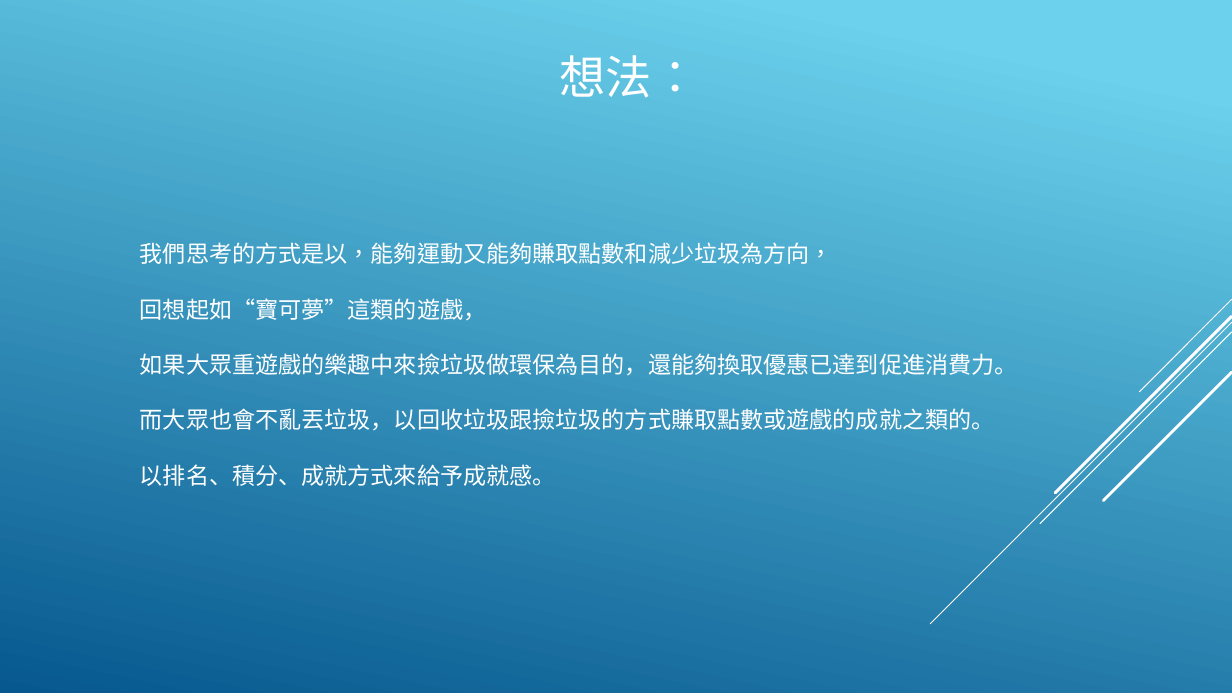
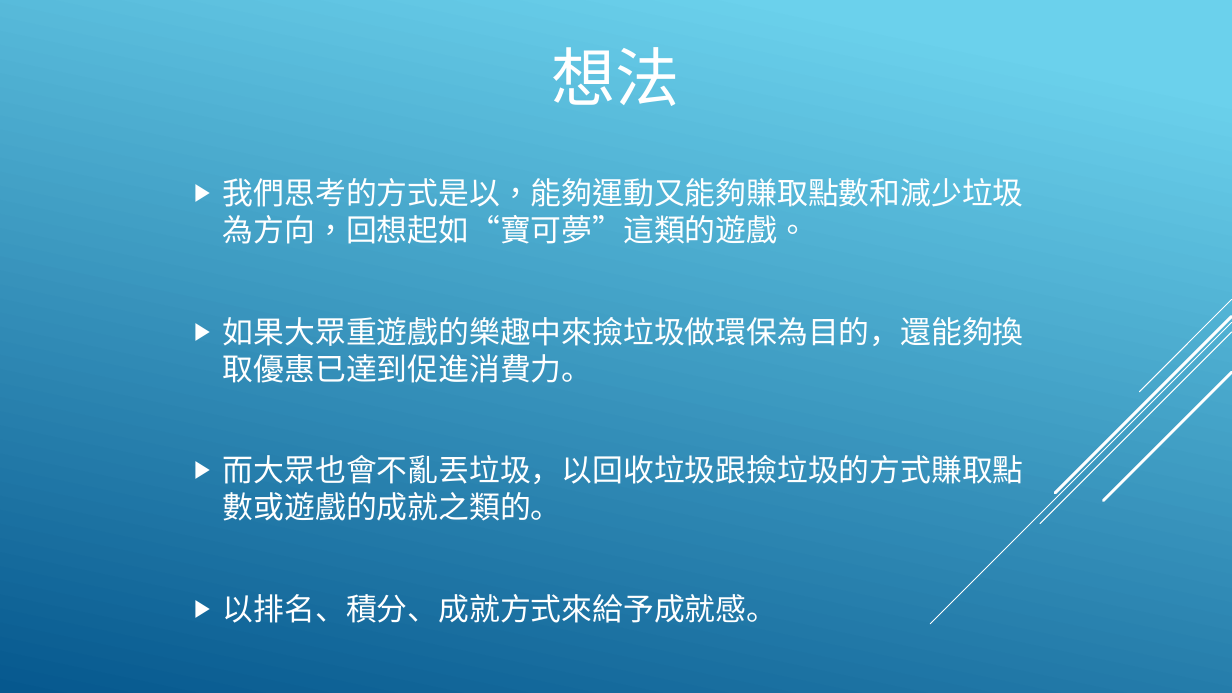
Before and after one commit to DennySORA/Environmental_Sustainability_Partition_Hackathon_2018, a slide deck: slide 3 of doc/永續發展 - 淨灘.pptx. Drawn at 1232x693 pixels with LibreOffice and Linux fonts; fonts in the diff are those of the drawing. Boxes give left, top, right and bottom in pixels: in the first picture for what was removed or moved away, otherwise in the second. Text is boxed around its words. In the diff, an @@ line names an element or a change of style, - is before the commit and + after.

```diff
--- a/doc/永續發展 - 淨灘.pptx
+++ b/doc/永續發展 - 淨灘.pptx
@@ title at box(552, 47, 680, 106): text changed; size 36 to 50 pt @@
-想法：
+想法
@@ text "我們思考的方式是以，能夠運動又能夠賺取點數和減少垃圾為方向，回想起如“寶可夢”這類的遊戲。": place and size @@
-text "我們思考的方式是以，能夠運動又能夠賺取點數和減少垃圾為方向，回想起如“寶可夢”這類的遊戲。" at box(140, 242, 1018, 486)
+text "我們思考的方式是以，能夠運動又能夠賺取點數和減少垃圾為方向，回想起如“寶可夢”這類的遊戲。" at box(223, 178, 1024, 623)
@@ text "我們思考的方式是以，能夠運動又能夠賺取點數和減少垃圾為方向，回想起如“寶可夢”這類的遊戲。" at box(223, 178, 1024, 623): vertical alignment top to middle @@
@@ text at box(223, 178, 1024, 244): text changed; size 18 to 24 pt; font TeX Gyre Adventor to Noto Sans CJK SC @@
-我們思考的方式是以，能夠運動又能夠賺取點數和減少垃圾為方向，
-回想起如“寶可夢”這類的遊戲，
+▶ 我們思考的方式是以，能夠運動又能夠賺取點數和減少垃圾為方向，回想起如“寶可夢”這類的遊戲。
@@ text at box(223, 317, 1024, 623): size 18 to 24 pt, font TeX Gyre Adventor to Noto Sans CJK SC in "如果大眾重遊戲的樂趣中來撿垃圾做環保為目的，還能夠換取優惠已達到促進消費力。", "而大眾也會不亂丟垃圾，以回收垃圾跟撿垃圾的方式賺取點數或遊戲的成就之類的。", "以排名、積分、成就方式來給予成就感。"; bullet none to ▶; more space between paragraphs @@
```
Also in this commit, not shown: 5 other slides changed, 1 slide removed.
